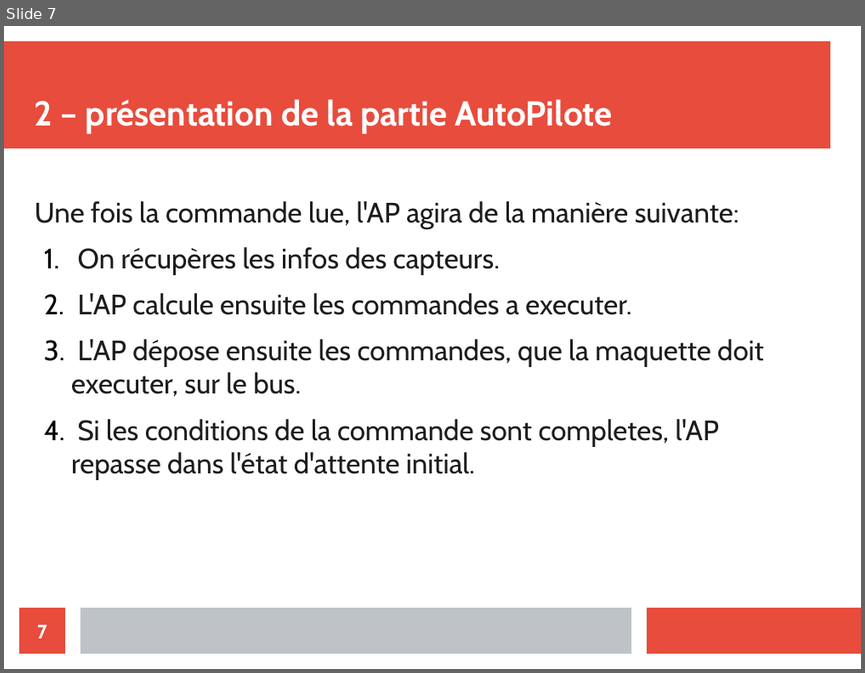
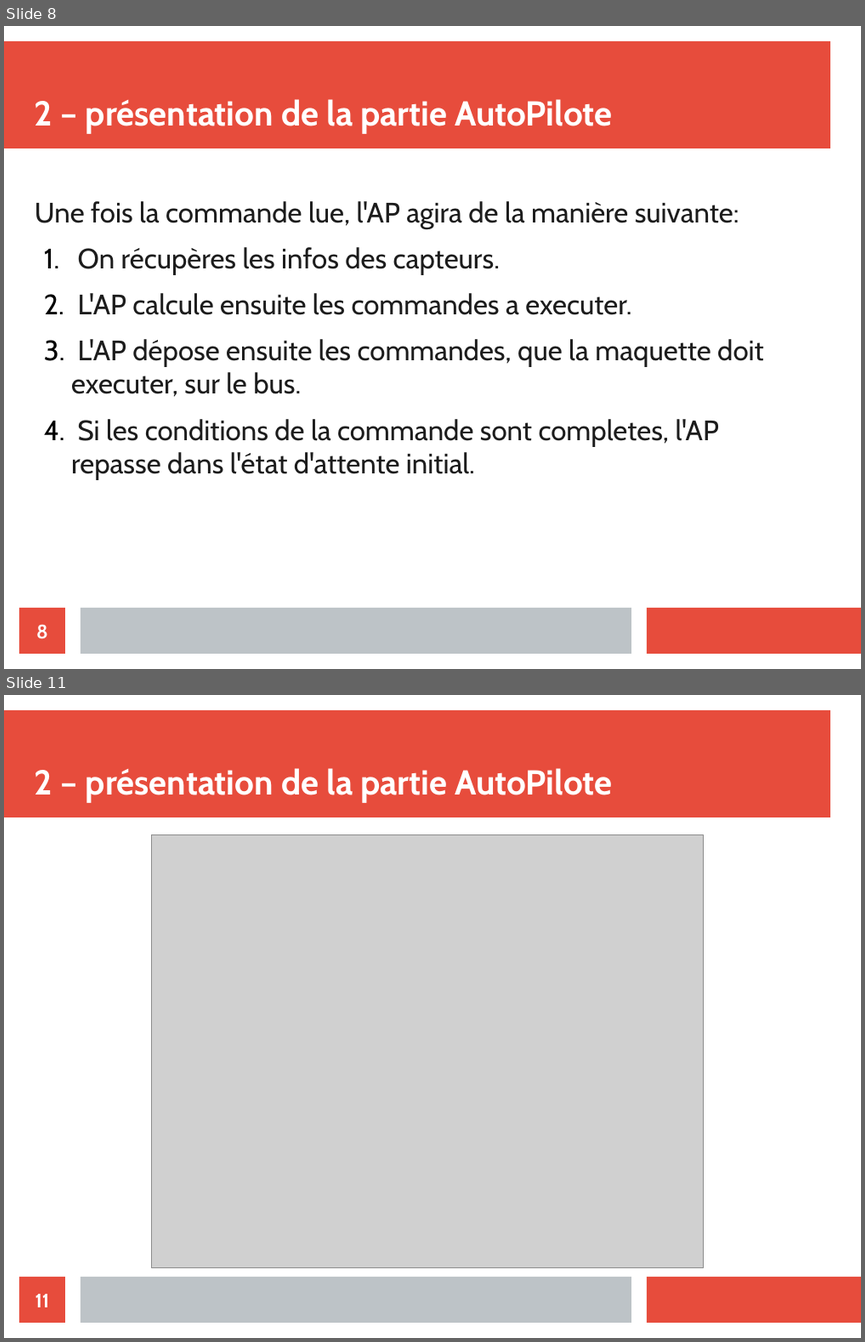
Before and after one commit to athmanmekh/AuttoPIlote-X-OPEN-PILOT, a slide deck: presentation/diapoPresentation.odp. Shown one above the other, each under a label of ours: slide 7 before the commit, slides 8 and 11 after it; the slides between them are not shown. The pictures are 865x673 and 865x1342 pixels, drawn with LibreOffice and Linux fonts; fonts in the diff are those of the drawing; grey boxes stand for pictures. Boxes give left, top, right and bottom in pixels: in the first picture for what was removed or moved away, otherwise in the second. Text is boxed around its words. In the diff, an @@ line names an element or a change of style, - is before the commit and + after.

```diff
--- a/presentation/diapoPresentation.odp
+++ b/presentation/diapoPresentation.odp
@@ slide 11 added at bbox=[4, 695, 861, 1338], background #FFFFFF; not listed: 3 template elements that a slide beside it also shows @@
@@ title added at bbox=[35, 768, 613, 803], 32 pt, text #FFFFFF, bold @@
+2 – présentation de la partie AutoPilote
@@ picture added at bbox=[152, 835, 704, 1267] @@
@@ page number added at bbox=[19, 1276, 65, 1322], fill #E74C3C, 18 pt, text #FFFFFF, bold @@
+11
@@ what was slide 7 is now slide 8 @@
@@ page number at bbox=[36, 624, 48, 639]: text changed @@
-7
+8
```
Also in this commit, not shown: 4 slides changed, 4 other slides added, 3 other files.
